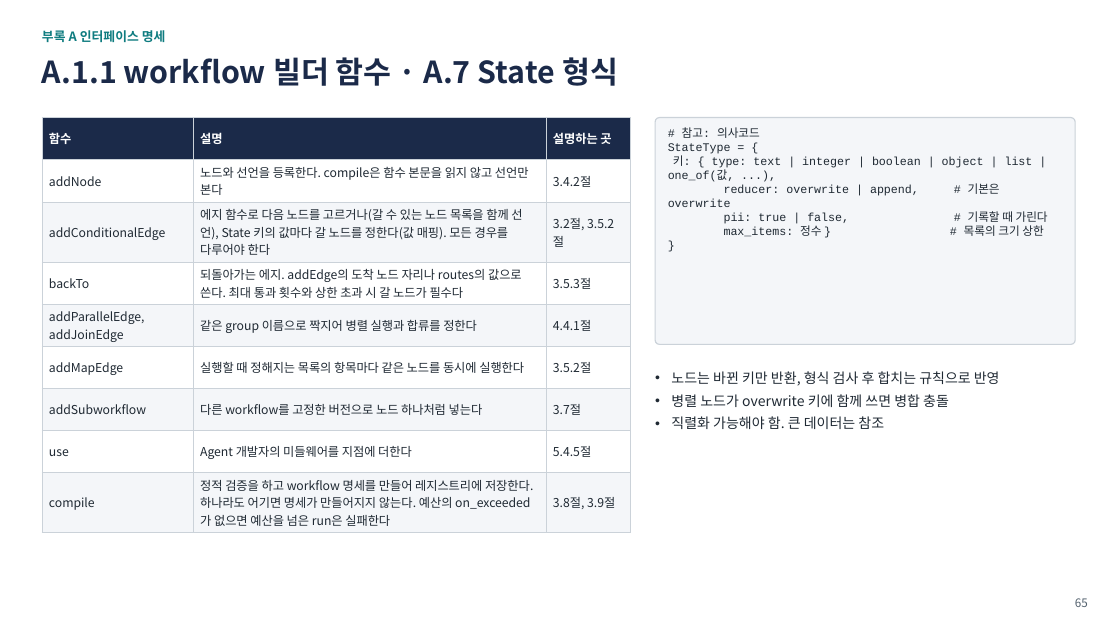
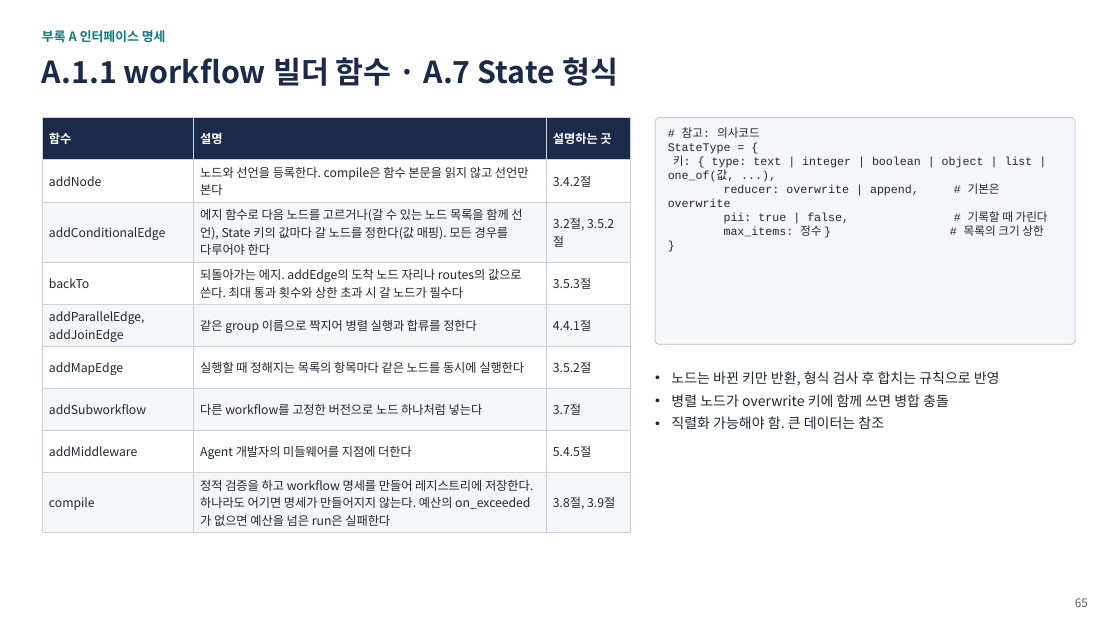
Before and after one commit to iwindfree/windfree-blog, a slide deck: slide 65 of public/files/ai-agent-workflow-framework/AI_Agent_Workflow_Framework_Summary.pptx. Drawn at 1120x630 pixels with LibreOffice and Linux fonts; fonts in the diff are those of the drawing. Boxes give left, top, right and bottom in pixels: in the first picture for what was removed or moved away, otherwise in the second. Text is boxed around its words. In the diff, an @@ line names an element or a change of style, - is before the commit and + after.

```diff
--- a/public/files/ai-agent-workflow-framework/AI_Agent_Workflow_Framework_Summary.pptx
+++ b/public/files/ai-agent-workflow-framework/AI_Agent_Workflow_Framework_Summary.pptx
@@ table at <box>42,118,630,530</box> @@
-row 8, column 1: use
+row 8, column 1: addMiddleware
```
Also in this commit, not shown: 1 other slide changed, 1 other file.
